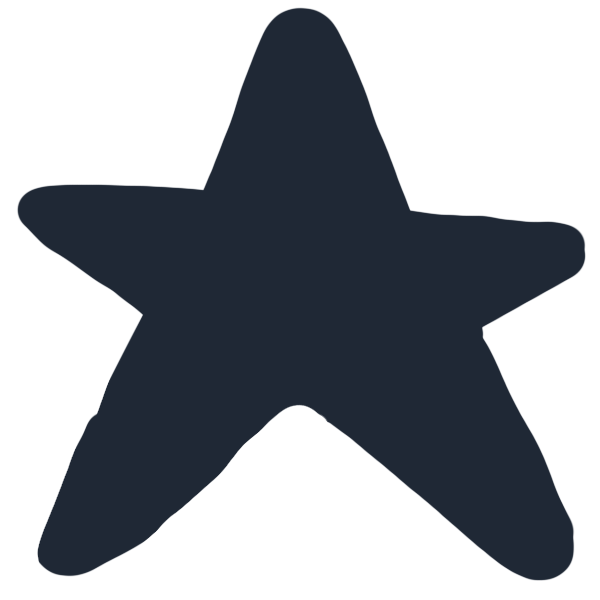
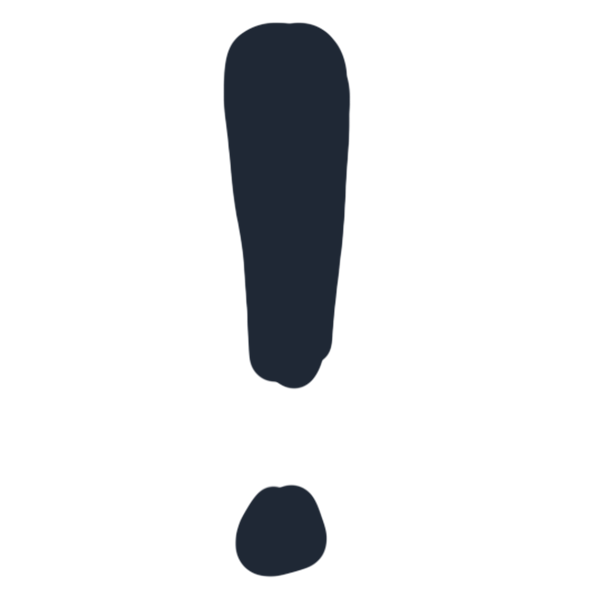
The second (600, 600) image is a revision of the first. Changes to its layers:
added layer "Layer 10" above "Layer 9" over [223,22,351,578]
hid "Layer 9" over [16,7,586,581]
